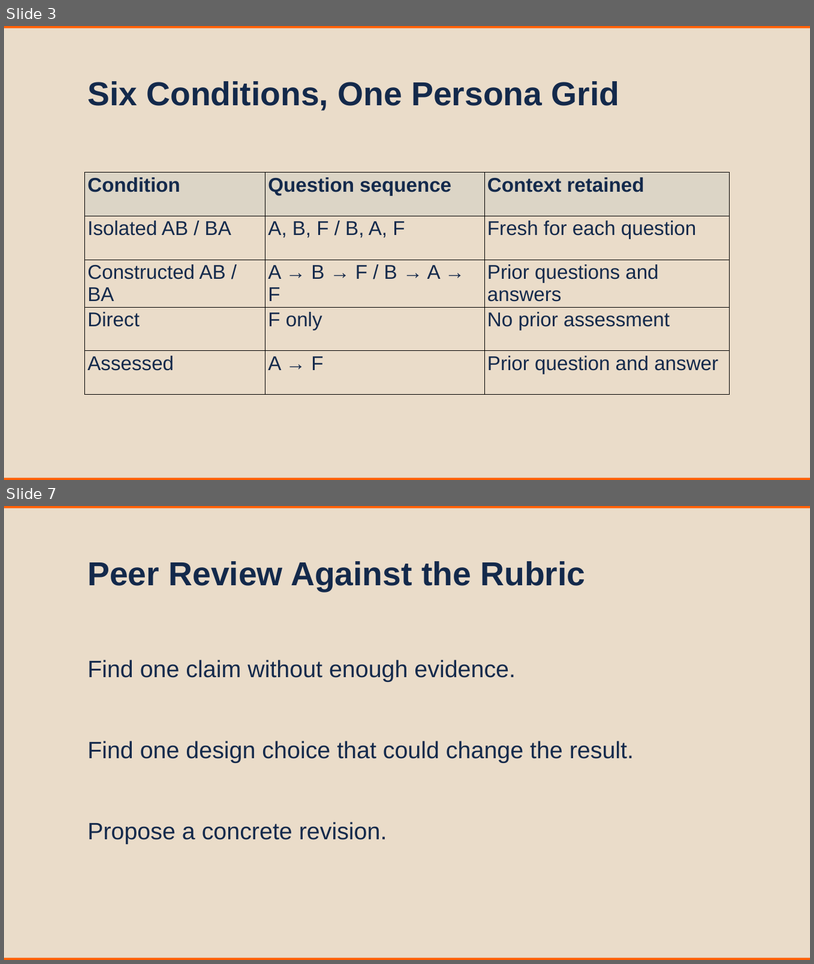
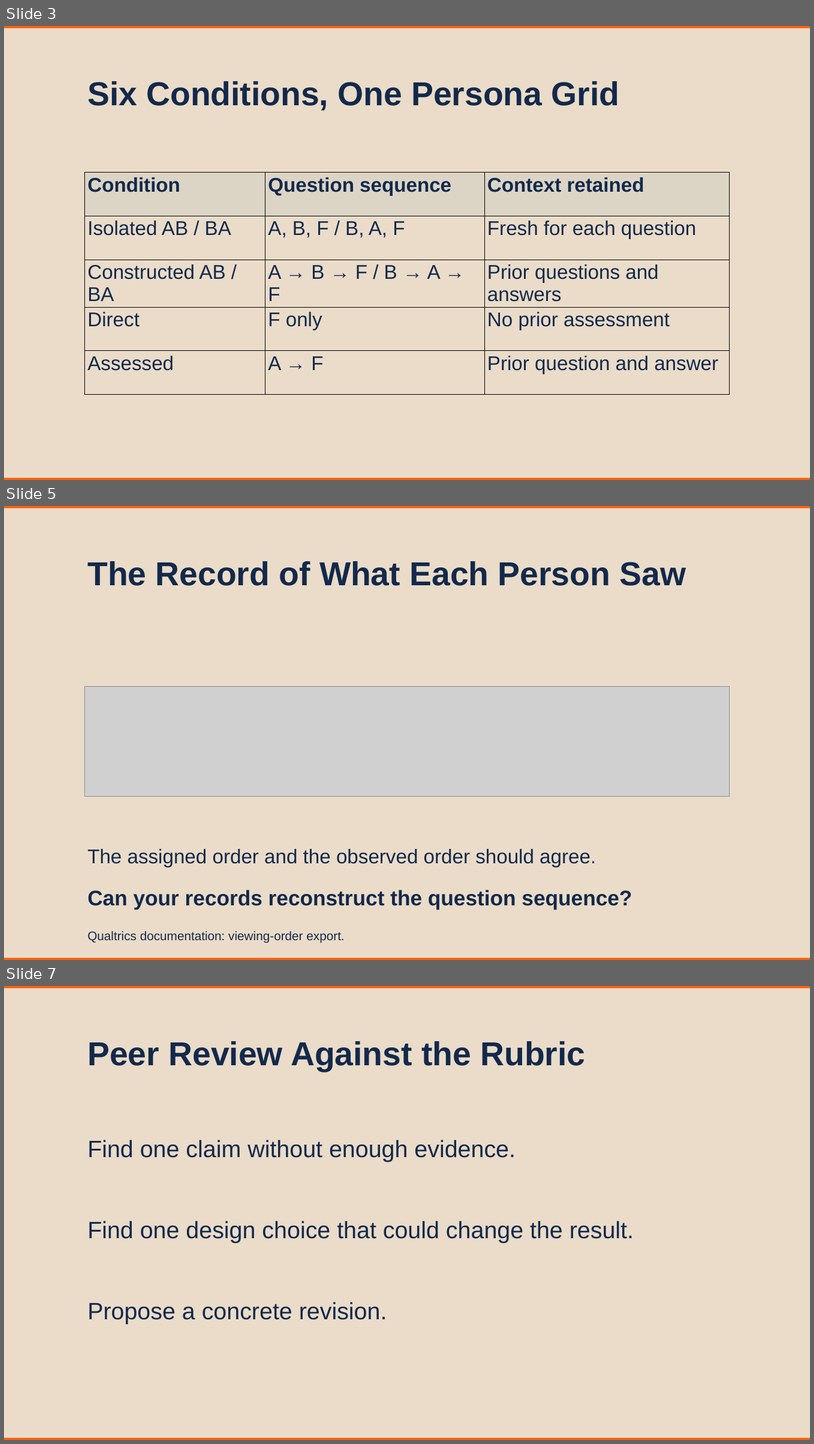
Before and after one commit to nene88991999/MSBAi_QuantumCognition, a slide deck: 03_Live_Sessions/M2S2_Battery_Design_and_Proposal_Workshop.pptx. Shown one above the other, each under a label of ours: slides 3 and 7 before the commit, slides 3, 5 and 7 after it; the slides between them are not shown. The pictures are 814x964 and 814x1444 pixels, drawn with LibreOffice and Linux fonts; fonts in the diff are those of the drawing; grey boxes stand for pictures. Boxes give left, top, right and bottom in pixels: in the first picture for what was removed or moved away, otherwise in the second. Text is boxed around its words. In the diff, an @@ line names an element or a change of style, - is before the commit and + after.

```diff
--- a/03_Live_Sessions/M2S2_Battery_Design_and_Proposal_Workshop.pptx
+++ b/03_Live_Sessions/M2S2_Battery_Design_and_Proposal_Workshop.pptx
@@ slide 5 added at (4,506,810,960), background #EADCC9 @@
@@ rectangle added at (4,506,810,508), fill #FF5F05 @@
@@ text added at (87,561,686,586), 80 pt, text #13294B, bold @@
+The Record of What Each Person Saw
@@ picture added at (84,686,730,796) @@
@@ text added at (87,849,596,867), 48 pt, text #13294B @@
+The assigned order and the observed order should agree.
@@ text added at (87,889,632,909), 51 pt, text #13294B, bold @@
+Can your records reconstruct the question sequence?
@@ text added at (87,931,344,942), 30 pt, text #13294B @@
+Qualtrics documentation: viewing-order export.
@@ rectangle added at (4,957,810,960), fill #FF5F05 @@
```
Also in this commit, not shown: 3 other slides added, 4 slides removed, 34 other files.
